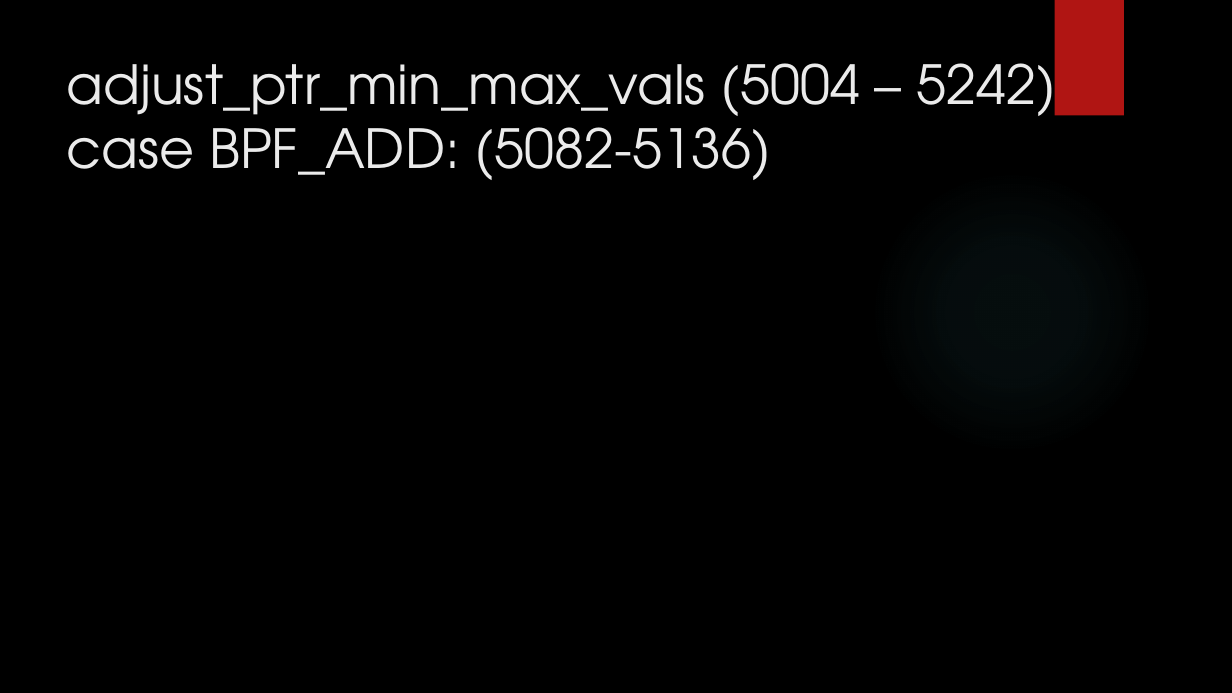
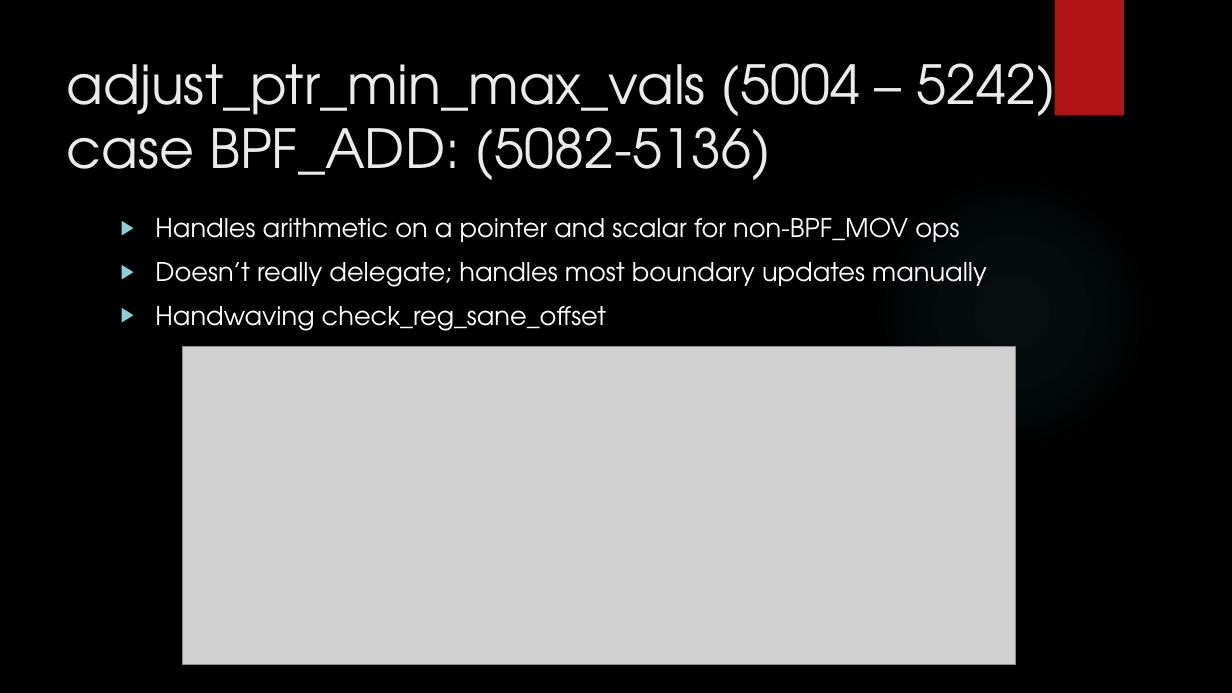
Before and after one commit to JoshCoop1089/eBPF_Verification_Project, a slide deck: slide 6 of Sammy Code Tests/Deliverables/July 20th Tracking BPF_ADD.pptx. Drawn at 1232x693 pixels with LibreOffice and Linux fonts; fonts in the diff are those of the drawing; grey boxes stand for pictures; background and template pictures are left out. Boxes give left, top, right and bottom in pixels: in the first picture for what was removed or moved away, otherwise in the second. Text is boxed around its words. In the diff, an @@ line names an element or a change of style, - is before the commit and + after.

```diff
--- a/Sammy Code Tests/Deliverables/July 20th Tracking BPF_ADD.pptx
+++ b/Sammy Code Tests/Deliverables/July 20th Tracking BPF_ADD.pptx
@@ text added at (155, 217, 987, 331), 20 pt, text #FFFFFF @@
+▶ Handles arithmetic on a pointer and scalar for non-BPF_MOV ops
+▶ Doesn’t really delegate; handles most boundary updates manually
+▶ Handwaving check_reg_sane_offset
@@ picture added at (182, 347, 1016, 665) @@
```
Also in this commit, not shown: 3 other slides changed, 1 slide added.
